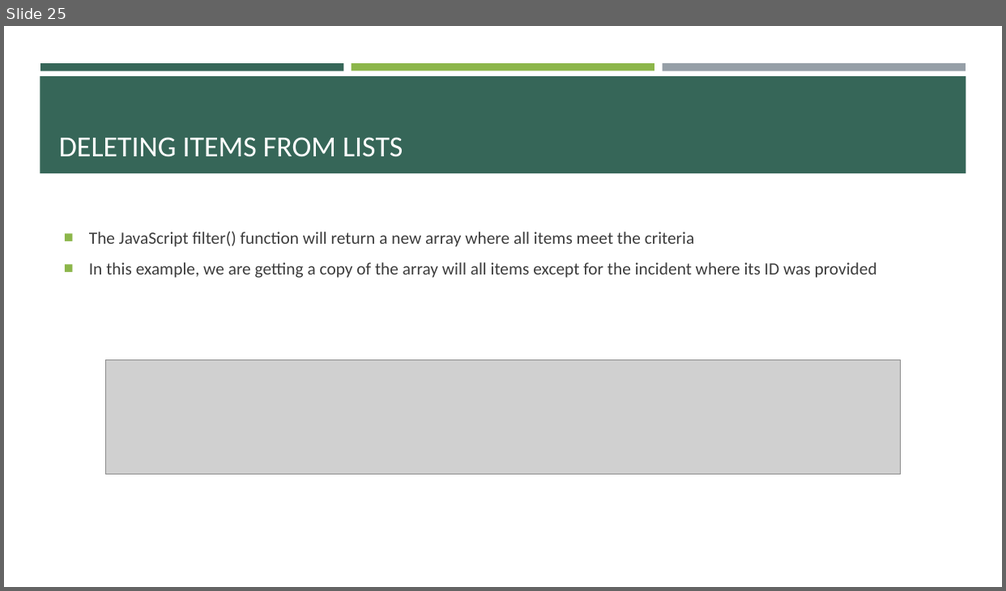
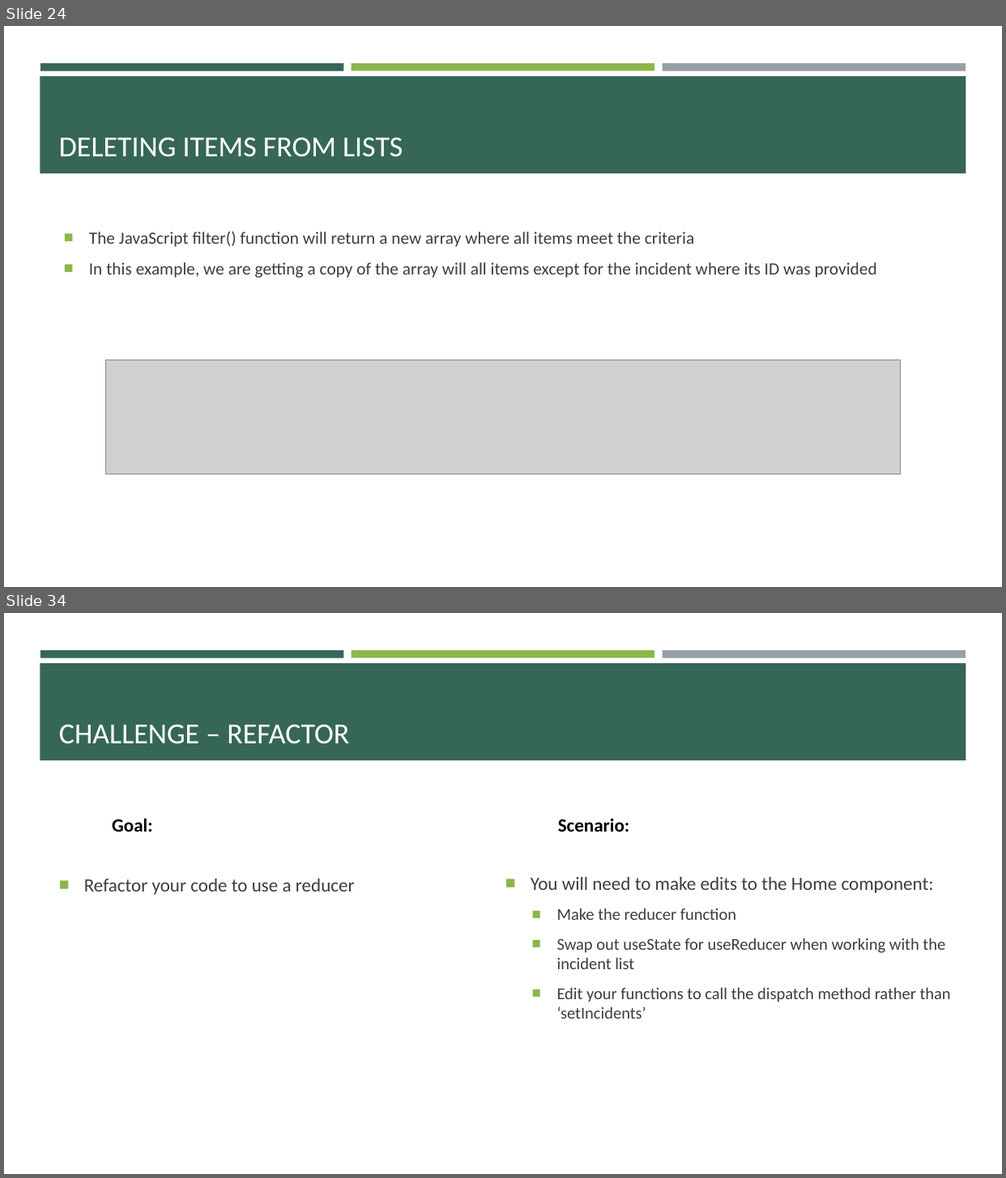
Before and after one commit to e-m-wilson/SNOW, a slide deck: Week_2/React.pptx. Shown one above the other, each under a label of ours: slide 25 before the commit, slides 24 and 34 after it; the slides between them are not shown. The pictures are 1006x591 and 1006x1178 pixels, drawn with LibreOffice and Linux fonts; fonts in the diff are those of the drawing; grey boxes stand for pictures. Boxes give left, top, right and bottom in pixels: in the first picture for what was removed or moved away, otherwise in the second. Text is boxed around its words. In the diff, an @@ line names an element or a change of style, - is before the commit and + after.

Commit message:
new incident list

```diff
--- a/Week_2/React.pptx
+++ b/Week_2/React.pptx
@@ slide 34 added at [4, 613, 1002, 1174], background #FFFFFF; not listed: 4 template elements that a slide beside it also shows @@
@@ title added at [59, 724, 349, 744], 28 pt, text #FFFFFF @@
+CHALLENGE – REFACTOR
@@ text added at [112, 818, 153, 832], 18 pt, text #000000, bold @@
+Goal:
@@ text added at [558, 819, 630, 832], 18 pt, text #000000, bold @@
+Scenario:
@@ text added at [84, 879, 355, 895], 18 pt, text #3D3D3D @@
+■ Refactor your code to use a reducer
@@ text added at [530, 877, 951, 1019], 16 pt, text #3D3D3D @@
+■ You will need to make edits to the Home component:
+  ■ Make the reducer function
+  ■ Swap out useState for useReducer when working with the incident list
+  ■ Edit your functions to call the dispatch method rather than ‘setIncidents’
@@ what was slide 25 is now slide 24 @@
```
Also in this commit, not shown: 6 slides changed, 4 other slides added, 2 other files.
